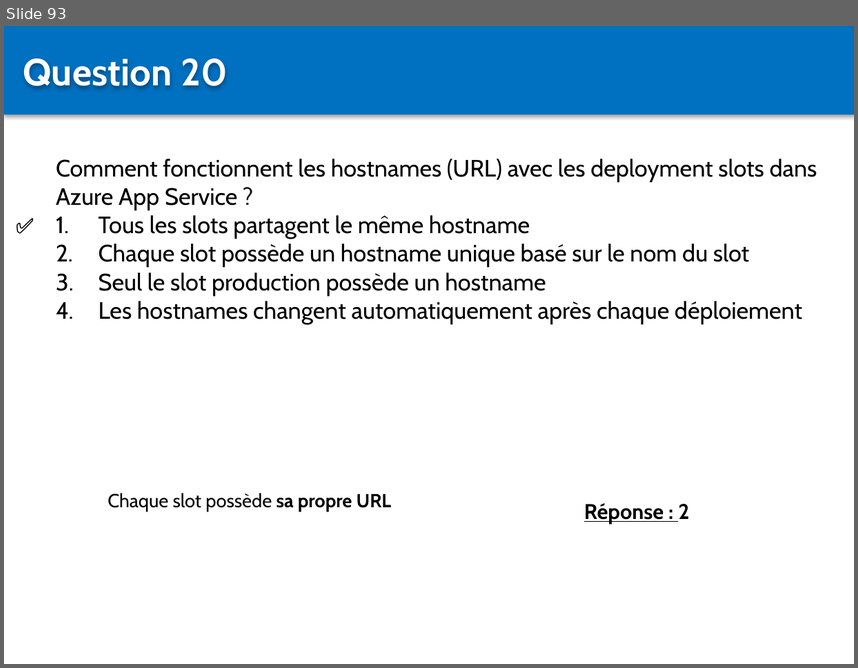
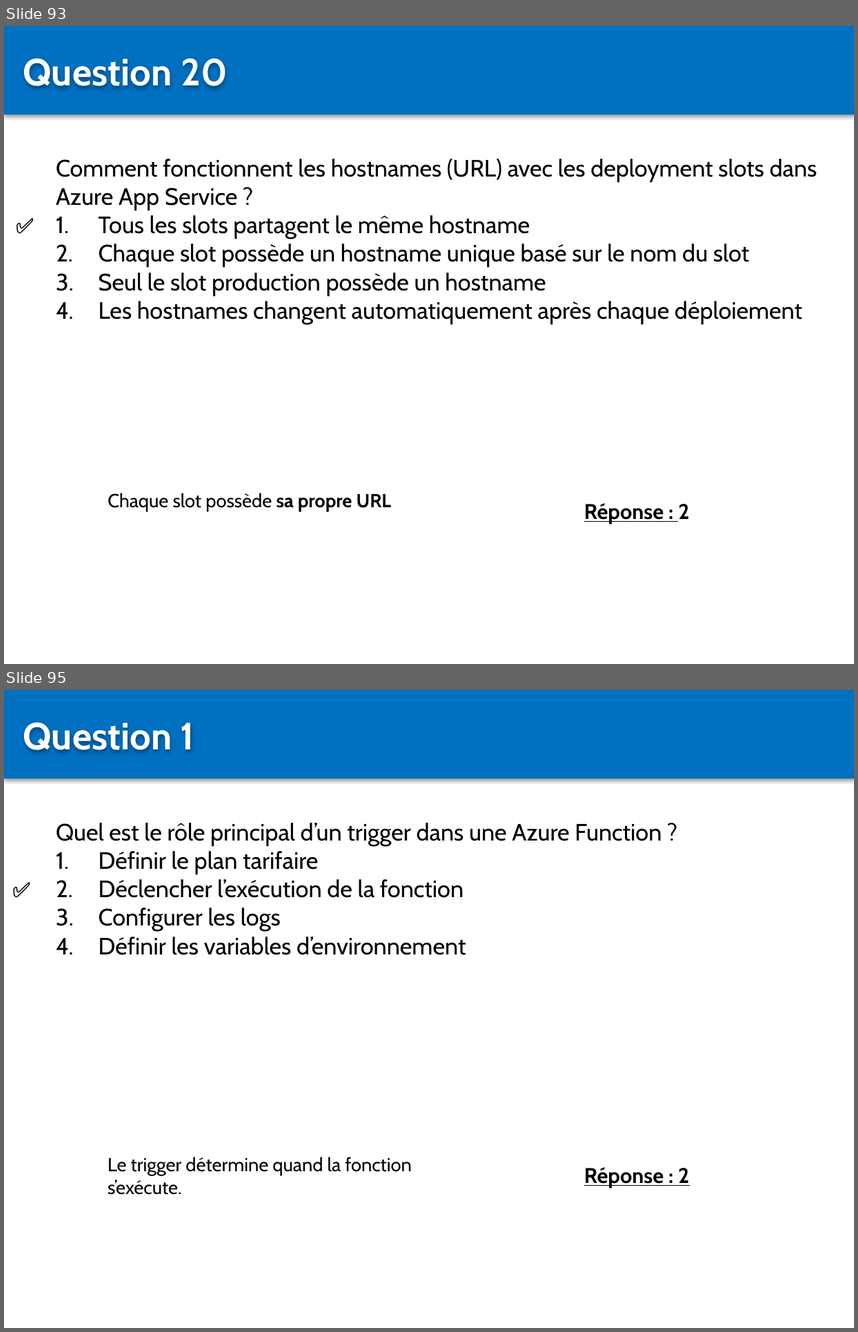
Before and after one commit to Sybaris-Classroom/az-204, a slide deck: Quiz/Quiz.pptx. Shown one above the other, each under a label of ours: slide 93 before the commit, slides 93 and 95 after it; the slides between them are not shown. The pictures are 858x668 and 858x1332 pixels, drawn with LibreOffice and Linux fonts; fonts in the diff are those of the drawing. Boxes give left, top, right and bottom in pixels: in the first picture for what was removed or moved away, otherwise in the second. Text is boxed around its words. In the diff, an @@ line names an element or a change of style, - is before the commit and + after.

```diff
--- a/Quiz/Quiz.pptx
+++ b/Quiz/Quiz.pptx
@@ slide 95 added at [4,690,854,1328], background #FFFFFF @@
@@ rectangle added at [4,690,854,778], fill #0070C0 @@
@@ text added at [23,722,194,752], 32 pt, text #FFFFFF, bold @@
+Question 1
@@ text added at [56,822,662,955], 20 pt, text #000000 @@
+Quel est le rôle principal d’un trigger dans une Azure Function ?
+1. Définir le plan tarifaire
+2. Déclencher l’exécution de la fonction
+3. Configurer les logs
+4. Définir les variables d’environnement
@@ text added at [4,872,56,906], 18 pt, text #000000, bold @@
+✅
@@ text added at [107,1156,412,1194], 16 pt, text #000000 @@
+Le trigger détermine quand la fonction s’exécute.
@@ text added at [584,1167,689,1187], 18 pt, text #000000, bold, underline @@
+Réponse : 2
```
Also in this commit, not shown: 3 slides changed, 25 other slides added, 43 other files.
